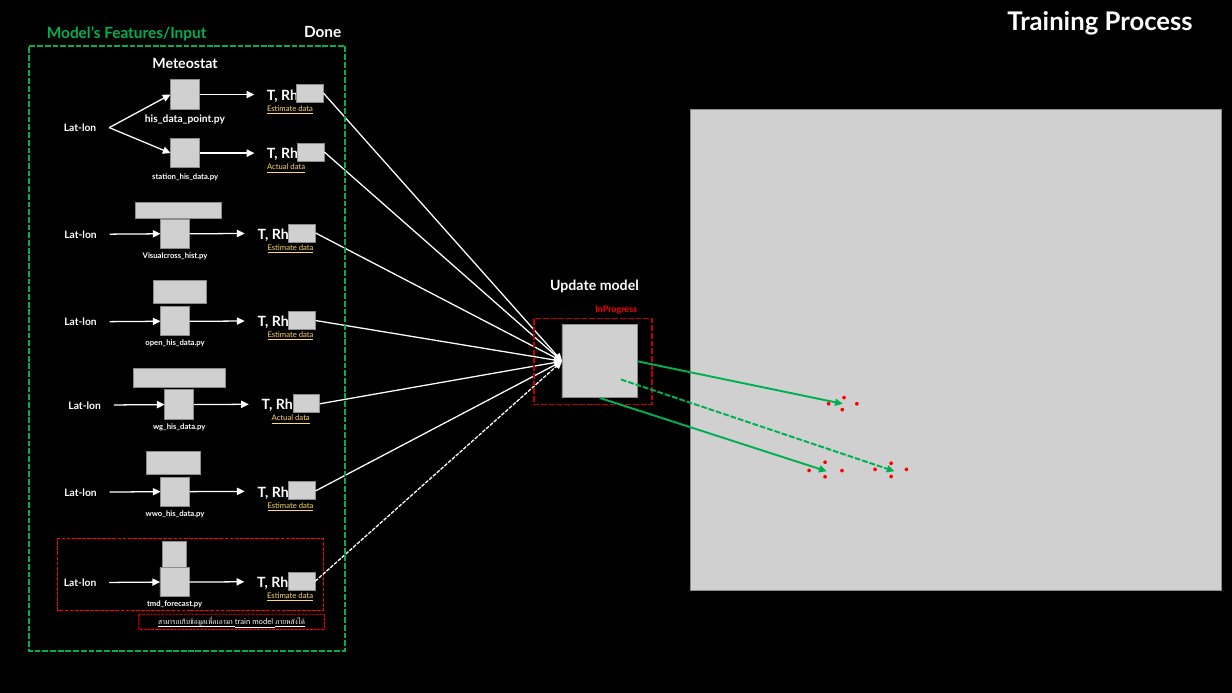
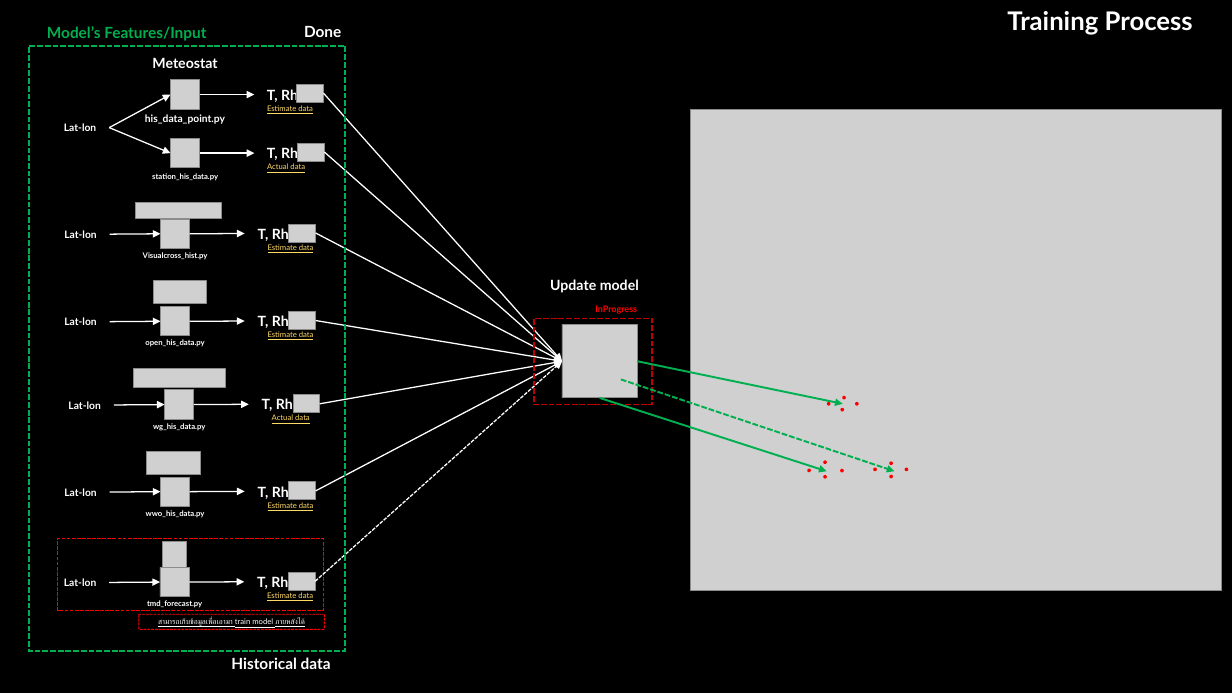
Before and after one commit to SukritJaAIproject/weather_api, a slide deck: slide 2 of manual.pptx. Drawn at 1232x693 pixels with LibreOffice and Linux fonts; fonts in the diff are those of the drawing; grey boxes stand for pictures. Boxes give left, top, right and bottom in pixels: in the first picture for what was removed or moved away, otherwise in the second. Text is boxed around its words. In the diff, an @@ line names an element or a change of style, - is before the commit and + after.

```diff
--- a/manual.pptx
+++ b/manual.pptx
@@ rounded rectangle added at (215,654,348,673), 12 pt, text #FFFFFF, bold @@
+Historical data
```
Also in this commit, not shown: 10 other slides changed, 3 slides added, 2 slides removed, 2 other files.
